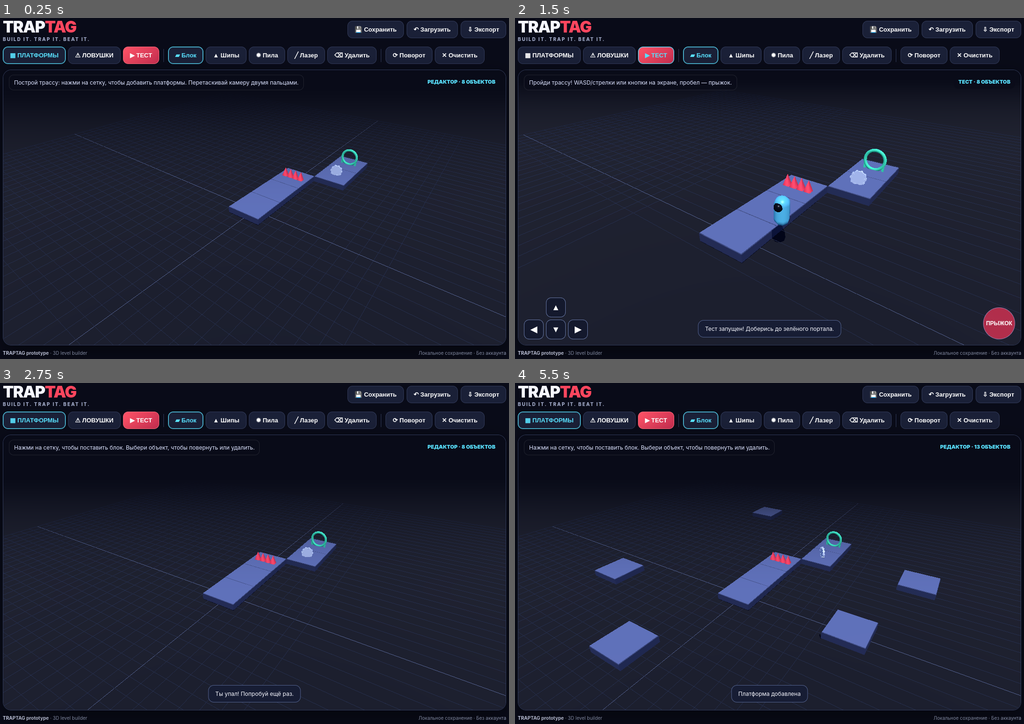
Above: before the commit, frames 1-4 (two rows, left to right).
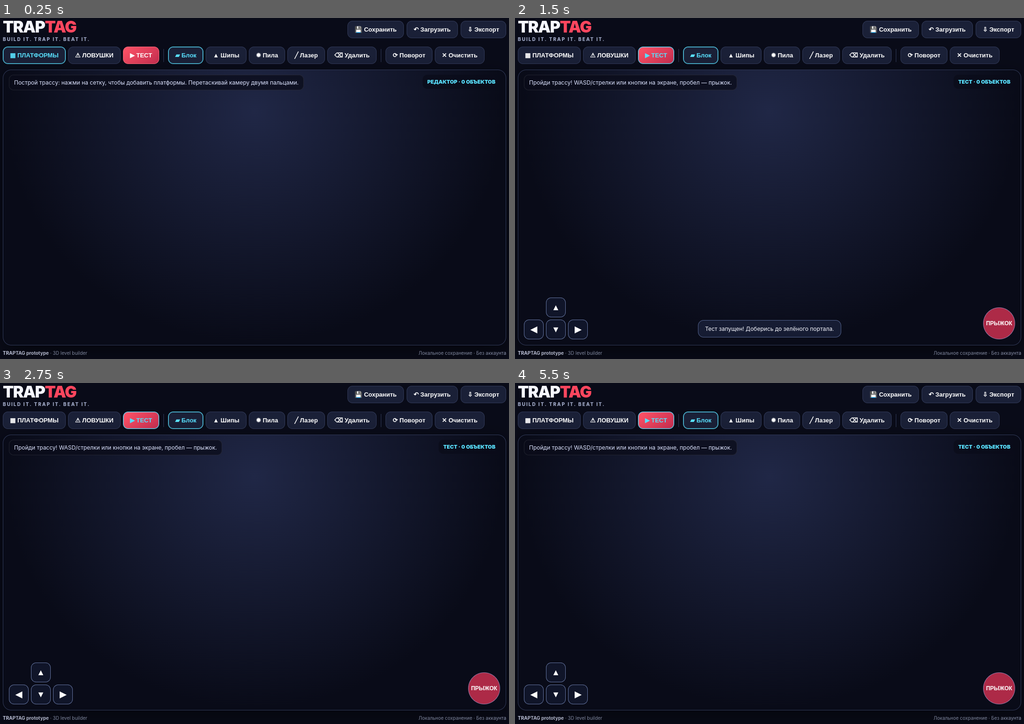
Above: after the commit, the same moments.

Repository: uchihabaha05-del/balls-and-balls-game.
Game: browser game, page index.html
Same seed, same stepped clock (60 frames per second), same inputs: the game is played once before the commit and once after it.
Inputs (mouse positions are in pixels of both pictures, inside the frame that each line leads up to):
- Up to frame 1 (0.25 s): no input
- Up to frame 2 (1.5 s): click "▶ ТЕСТ" at 0.27 s; hold Right from 1.03 s (still down); click (769, 236) at 1.07 s; tap Space at 1.1 s
- Up to frame 3 (2.75 s): release Right at 1.53 s; hold Down 1.58-1.85 s; tap Space at 1.6, 2.1, 2.6 s; click (152, 543) at 1.67 s; hold Left 1.9-2.47 s; click (356, 529) at 2.27 s; hold Up from 2.52 s (still down)
- Up to frame 4 (5.5 s): release Up at 2.82 s; click (845, 628) at 2.87 s; hold Right 2.87-3.53 s; tap Space every 0.5 s from 3.1 to 5.1 s; click (642, 642) at 3.47 s; hold Up 3.58-3.82 s; hold Left 3.87-4.3 s; click (769, 515) at 4.07 s; hold Down 4.35-4.68 s; click (922, 587) at 4.67 s; hold Right 4.73-5.23 s; click (616, 573) at 5.27 s; hold Down from 5.28 s (still down)

The runs differ from the first frame. In frame 1, 10% of the frame differs, in the area x 0-100%, y 15-96%; in frame 2, 10%; in frame 3, 15%; in frame 4, 18%, in the area x 0-100%, y 8-96%.
Error before the commit: TypeError: Cannot read properties of null (reading 'position')
Error after the commit: TypeError: Cannot set properties of null (setting 'onclick')

Commit message:
Improve TRAPTAG physics, trap animations and level import

Diff:
--- a/game.js
+++ b/game.js
@@ -14,7 +14,7 @@
 let objects=[],selected=null,mode='build',tool='platform',playing=false,player=null,velocity=new THREE.Vector3(),keys={},last=performance.now(),toastTimer;
 const mat=(color,emissive=0)=>new THREE.MeshStandardMaterial({color,roughness:.55,metalness:.12,emissive,emissiveIntensity:.7});
 const materials={platform:mat(0x343e69),top:mat(0x6977ad),spikes:mat(0xff405c,0x8a1028),saw:mat(0xd9e5ff,0x354a82),laser:mat(0xff234f,0xff003c),goal:mat(0x43edbd,0x0b765b)};
-let idCounter=1;
+let idCounter=1,gameClock=0;
 function makePlatform(x,z,y=0){const g=new THREE.Group();const base=new THREE.Mesh(new THREE.BoxGeometry(3,0.5,3),mater …(303 unchanged characters)…
 function makeTrap(kind,x,z,y=.28){const g=new THREE.Group();g.userData={kind,id:idCounter++};if(kind==='spikes'){for(let i=0;i<4;i++){const m=new THREE.Mesh(new THREE.ConeGeometry(.34,.85,4),materials.spikes);m.position.set((i-1.5)*.55,.42,0);m.rotation.y=Math.PI/4;m.castShadow=true;g.add(m);}}
 else if(kind==='saw'){const disc=new THREE.Mesh(new THREE.CylinderGeometry(.52,.52,.14,24),materials.saw);disc.rotation …(277 unchanged characters)…
@@ -37,24 +37,29 @@
 document.querySelector('#trapMode').onclick=()=>{if(tool==='platform')setTool('spikes');setMode('trap')};
 document.querySelector('#testMode').onclick=()=>startTest();
 document.querySelector('#rotate').onclick=()=>{if(!selected){notify('Сначала выбери объект');return;}selected.rotation.y+=Math.PI/4;notify('Поворот 45°');};
+document.querySelector('#duplicate').onclick=()=>{if(!selected){notify('Сначала выбери объект');return;}const copy=selected.clone(true);copy.userData={kind:selected.userData.kind,id:idCounter++};copy.position.x+=3;copy.traverse(n=>{if(n.isMesh){n.castShadow=true;n.receiveShadow=true;}});scene.add(copy);objects.push(copy);select(copy);updateStatus();notify('Объект скопирован');};
+document.querySelector('#raise').onclick=()=>{if(!selected){notify('Сначала выбери объект');return;}selected.position.y+=.75;updateStatus();notify('Объект поднят');};
+document.querySelector('#lower').onclick=()=>{if(!selected){notify('Сначала выбери объект');return;}selected.position.y=Math.max(0,selected.position.y-.75);updateStatus();notify('Объект опущен');};
 document.querySelector('#clear').onclick=()=>{if(!confirm('Удалить все объекты уровня?'))return;objects.slice().forEach(disposeObject);selected=null;updateStatus();};
 function serialize(){return {version:1,objects:objects.map(o=>({kind:o.userData.kind,x:o.position.x,y:o.position.y,z:o.position.z,rotation:o.rotation.y}))};}
 function save(){localStorage.setItem('traptag-level',JSON.stringify(serialize()));notify('Уровень сохранён на этом устройстве');}
 function load(data){objects.slice().forEach(disposeObject);(data.objects||[]).forEach(o=>{let n=o.kind==='platform'?makePlatform(o.x,o.z,o.y):o.kind==='goal'?makeGoal(o.x,o.z):makeTrap(o.kind,o.x,o.z,o.y);n.rotation.y=o.rotation||0;});select(null);updateStatus();}
 document.querySelector('#save').onclick=save;
 document.querySelector('#load').onclick=()=>{const raw=localStorage.getItem('traptag-level');if(!raw){notify('Сохранённый уровень не найден');return;}try{load(JSON.parse(raw));notify('Уровень загружен');}catch{notify('Не удалось прочитать уровень');}};
-document.querySelector('#export').onclick=()=>{const blob=ne …(144 unchanged characters)… download='traptag-level.json';a.click();URL.revokeObjectURL(url);notify('JSON уровня экспортирован');};
-function startTest(){if(playing)return;setMode('play');playing=true;velocity.set(0,0,0);if(player)scene.remove(player);player=new THREE.Group();const body=new THREE.Mesh(new THREE.CapsuleGeometry(.38,.75,4,8),new THREE.MeshStandardMaterial({color:0x65dcff,roughness:.35,metalness:.15,emissive:0x0c3555}));body.position.y=.72;body.castShadow=true;player.add(body);const visor=new THREE.Mesh(new THREE.SphereGeometry(.22,16,12),new THREE.MeshStandardMaterial({color:0x11182b,metalness:.6,roughness:.2}));visor.position.set(0,1.05,.29);player.add(visor);player.position.set(0,0,0);scene.add(player);orbit.target.copy(player.position);camera.position.set(9,9,12);notify('Тест запущен! Доберись до зелёного портала.');updateStatus();}
+document.querySelector('#export').onclick=()=>{const blob=ne …(144 unchanged characters)… download='traptag-level.json';a.click();setTimeout(()=>URL.revokeObjectURL(url),1000);notify('JSON уровня экспортирован');};
+document.querySelector('#import').onclick=()=>document.querySelector('#import-file').click();
+document.querySelector('#import-file').addEventListener('change',async e=>{const file=e.target.files?.[0];if(!file)return;try{const data=JSON.parse(await file.text());if(!Array.isArray(data.objects)||data.objects.length>500)throw new Error('bad level');const allowed=new Set(['platform','spikes','saw','laser','goal']);if(data.objects.some(o=>!allowed.has(o.kind)||![o.x,o.y,o.z].every(Number.isFinite)))throw new Error('invalid');load(data);notify('Уровень импортирован');}catch{notify('Файл уровня повреждён или имеет неверный формат');}finally{e.target.value='';}});
+function startTest(){if(playing)return;setMode('play');playing=true;velocity.set(0,0,0);if(player)scene.remove(player);player=new THREE.Group();const body=new THREE.Mesh(new THREE.CapsuleGeometry(.38,.75,4,8),new THREE.MeshStandardMaterial({color:0x65dcff,roughness:.35,metalness:.15,emissive:0x0c3555}));body.position.y=.72;body.castShadow=true;player.add(body);const visor=new THREE.Mesh(new THREE.SphereGeometry(.22,16,12),new THREE.MeshStandardMaterial({color:0x11182b,metalness:.6,roughness:.2}));visor.position.set(0,1.05,.29);player.add(visor);player.position.set(0,.3,0);scene.add(player);orbit.target.copy(player.position);camera.position.set(9,9,12);notify('Тест запущен! Доберись до зелёного портала.');updateStatus();}
 function stopTest(){playing=false;if(player){scene.remove(player);player=null;}setMode('build');camera.position.set(13,14,17);orbit.target.set(0,0,-4);updateStatus();}
 function fail(msg){notify(msg);stopTest();}
-function movePlayer(dt){if(!player)return;const speed=6;const dir=new THREE.Vector3((keys.right?1:0)-(keys.left?1:0),0,(keys.back?1:0)-(keys.forward?1:0));if(dir.lengthSq())dir.normalize();player.position.x+=dir.x*speed*dt;player.position.z+=dir.z*speed*dt;velocity.y-=19*dt;player.position.y+=velocity.y*dt;
-let grounded=false;for(const o of objects){if(o.userData.kin …(77 unchanged characters)… Math.abs(player.position.z-o.position.z);if(dx<1.42&&dz<1.42&&player.position.y<=o.position.y+.08&&player.position.y>=o.position.y-.45&&velocity.y<=0){player.position.y=o.position.y;velocity.y=0;grounded=true;}}
+function movePlayer(dt){if(!player)return;const speed=6.5;const dir=new THREE.Vector3((keys.right?1:0)-(keys.left?1:0),0,(keys.back?1:0)-(keys.forward?1:0));if(dir.lengthSq())dir.normalize();player.position.x+=dir.x*speed*dt;player.position.z+=dir.z*speed*dt;const previousY=player.position.y;velocity.y-=22*dt;player.position.y+=velocity.y*dt;
+let grounded=false;for(const o of objects){if(o.userData.kin …(77 unchanged characters)… Math.abs(player.position.z-o.position.z),top=o.position.y+.3;if(dx<1.15&&dz<1.15&&velocity.y<=0&&previousY>=top-.02&&player.position.y<=top){player.position.y=top;velocity.y=0;grounded=true;}}
 if(grounded&&keys.jump){velocity.y=8.5;keys.jump=false;}
-for(const o of objects){const dx=player.position.x-o.positio …(183 unchanged characters)… rData.kind==='saw'&&Math.hypot(dx,dz)<.7&&player.position.y<1.1){fail('Пила поймала тебя!');return;}if(o.userData.kind==='laser'&&Math.abs(dx)<1.1&&Math.abs(dz)<.35&&pl …(187 unchanged characters)…
+for(const o of objects){const dx=player.position.x-o.positio …(183 unchanged characters)… rData.kind==='saw'&&Math.hypot(dx,dz)<.78&&player.position.y<1.25){fail('Пила поймала тебя!');return;}if(o.userData.kind==='laser'&&o.userData.active!==false&&Math.abs(dx)<1.1&&Math.abs(dz)<.35&&pl …(187 unchanged characters)…
 if(player.position.y< -7)fail('Ты упал! Попробуй ещё раз.');const target=player.position.clone();target.y+=1;orbit.target.lerp(target,.12);camera.position.lerp(target.clone().add(new THREE.Vector3(8,8,10)),.06);}
 window.addEventListener('keydown',e=>{const map={KeyW:'forward',ArrowUp:'forward',KeyS:'back',ArrowDown:'back',KeyA:'left',ArrowLeft:'left',KeyD:'right',ArrowRight:'right',Space:'jump'};if(map[e.code]){keys[map[e.code]]=true;e.preventDefault();}});
 window.addEventListener('keyup',e=>{const map={KeyW:'forward',ArrowUp:'forward',KeyS:'back',ArrowDown:'back',KeyA:'left',ArrowLeft:'left',KeyD:'right',ArrowRight:'right',Space:'jump'};if(map[e.code])keys[map[e.code]]=false;});
 document.querySelectorAll('[data-key]').forEach(b=>{const k=b.dataset.key;b.addEventListener('pointerdown',e=>{e.preventDefault();keys[k]=true;});['pointerup','pointerleave','pointercancel'].forEach(ev=>b.addEventListener(ev,()=>keys[k]=false));});
 function resize(){const w=viewport.clientWidth,h=viewport.clientHeight;camera.aspect=w/h;camera.updateProjectionMatrix();renderer.setSize(w,h,false);}new ResizeObserver(resize).observe(viewport);resize();
 addDefault();
-function animate(now){requestAnimationFrame(animate);const dt=Math.min((now-last)/1000,.04);last=now;if(playing)movePlayer(dt);else if(selected?.userData?.outline)selected.userData.outline.update();objects.forEach(o=>{if(o.userData.kind==='saw'&&!playing)o.rotation.y+=dt*.7;});orbit.update();renderer.render(scene,camera);}requestAnimationFrame(animate);
+function animate(now){requestAnimationFrame(animate);const dt=Math.min((now-last)/1000,.04);last=now;gameClock+=dt;if(playing)movePlayer(dt);if(selected?.userData?.outline)selected.userData.outline.update();objects.forEach(o=>{if(o.userData.kind==='saw'){o.rotation.z+=dt*(playing?5:1.8);if(o.userData.baseX===undefined)o.userData.baseX=o.position.x;if(playing)o.position.x=o.userData.baseX+Math.sin(gameClock*1.4)*.45;}if(o.userData.kind==='laser'){const active=(gameClock%2.4)<1.7;o.userData.active=active;o.children.forEach(c=>{if(c.geometry?.type==='BoxGeometry'&&Math.abs(c.geometry.parameters.width-2)<.01)c.visible=active;});}});orbit.update();renderer.render(scene,camera);}requestAnimationFrame(animate);
